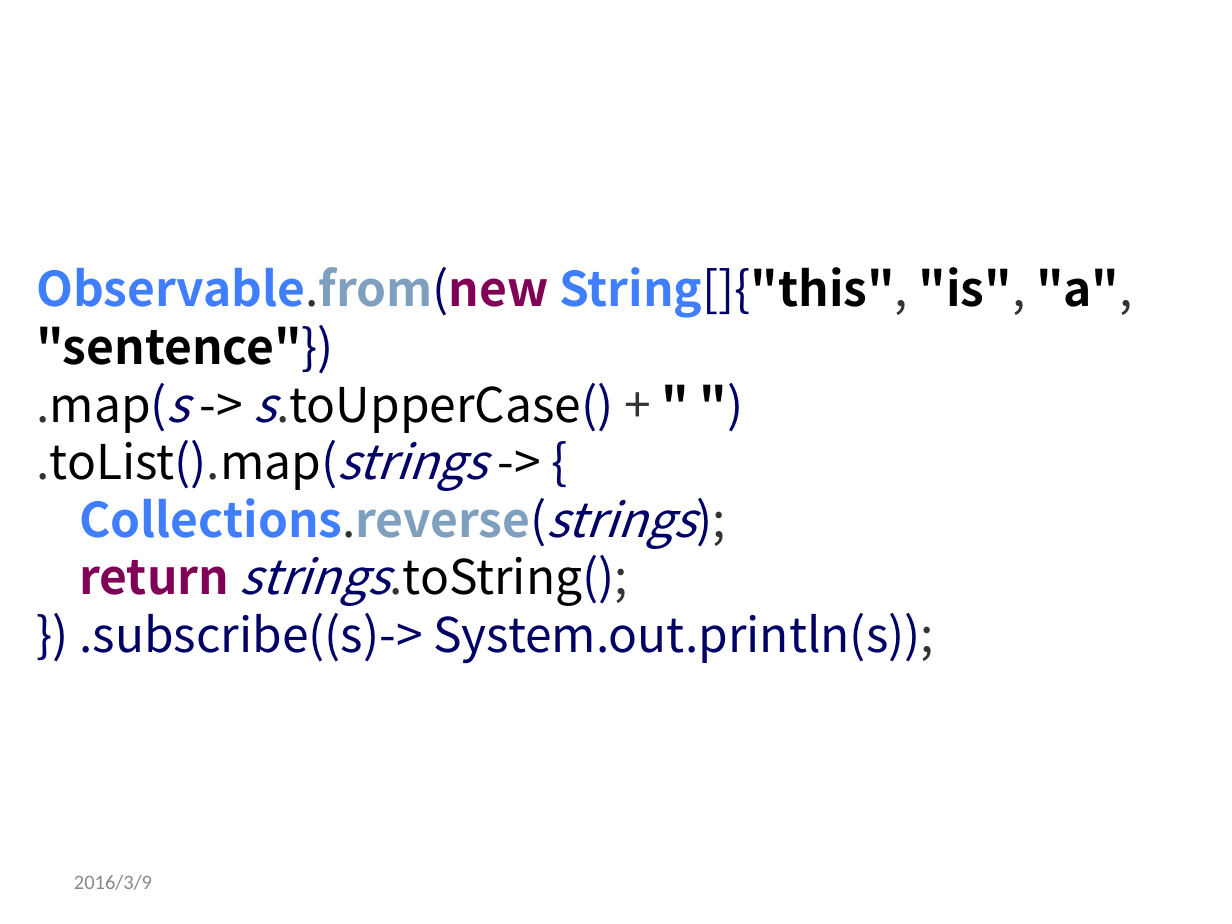
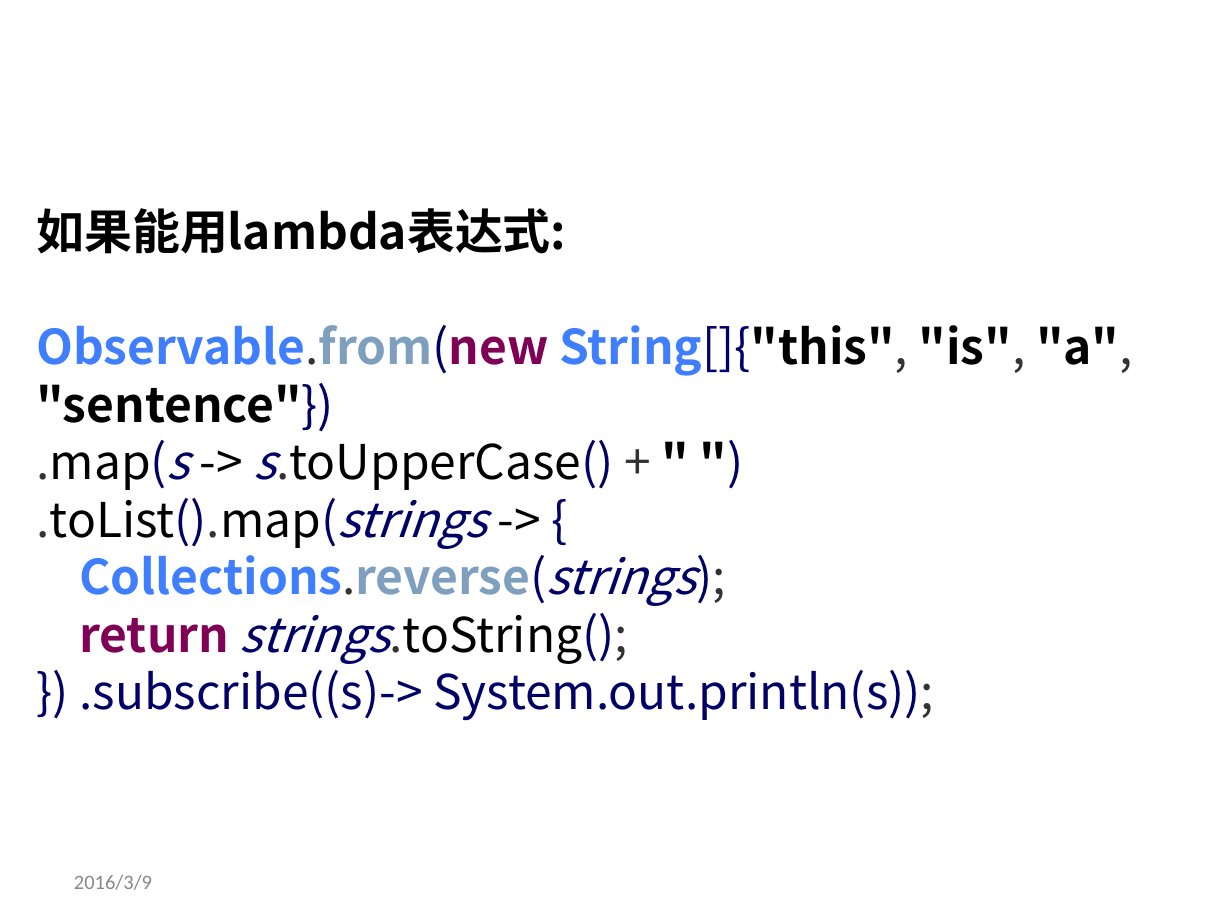
Before and after one commit to genglei-cuan/Study, a slide deck: slide 24 of notes/rxjava/RxJava简介.pptx. Drawn at 1232x924 pixels with LibreOffice and Linux fonts; fonts in the diff are those of the drawing; background and template pictures are left out. Boxes give left, top, right and bottom in pixels: in the first picture for what was removed or moved away, otherwise in the second. Text is boxed around its words. In the diff, an @@ line names an element or a change of style, - is before the commit and + after.

```diff
--- a/notes/rxjava/RxJava简介.pptx
+++ b/notes/rxjava/RxJava简介.pptx
@@ text "如果能用lambda表达式:": place and size @@
-text "如果能用lambda表达式:" at bbox=[37, 267, 1133, 664]
+text "如果能用lambda表达式:" at bbox=[37, 208, 1133, 721]
@@ text at bbox=[37, 208, 567, 254]: paragraph added @@
+如果能用lambda表达式:
```
Also in this commit, not shown: 2 other slides changed, 4 slides added, 1 other file.
